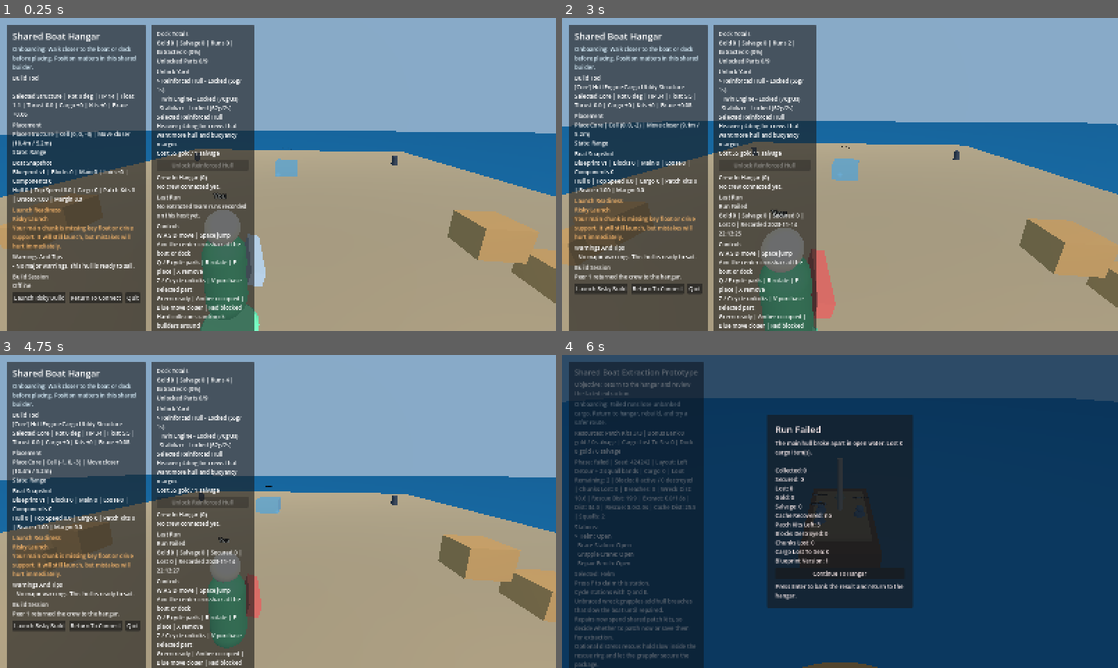
Above: before the commit, frames 1-4 (two rows, left to right).
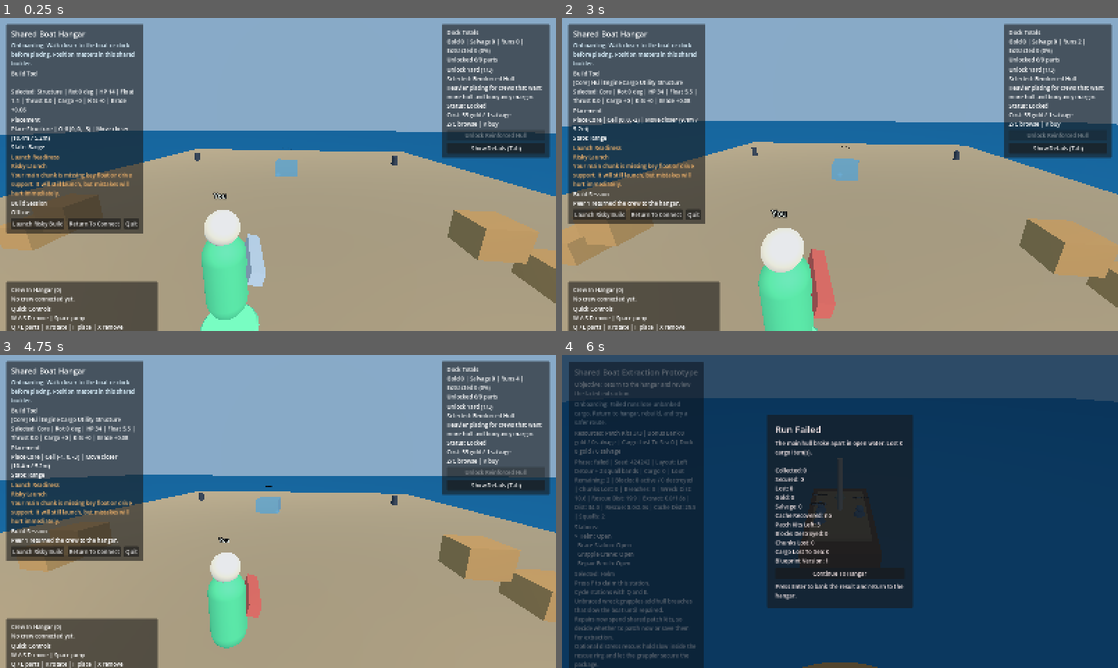
Above: after the commit, the same moments.

Repository: plypieng/built-a-boat-to-kill-mf
Game: Godot game, scene res://scenes/hangar/hangar.tscn
The game is run twice, just before and just after one commit, with the same random seed, the same clock (stepped at 60 frames per second) and the same inputs. This scene is started directly instead of the project's main scene.
Inputs (mouse positions are in pixels of both pictures, inside the frame that each line leads up to):
- Up to frame 1 (0.25 s): no input
- Up to frame 2 (3 s): click (1056, 149) at 0.5 s, where only the run after the commit has a clickable "Show Details (Tab)"; click (1056, 149) at 1.25 s, where only the run after the commit has a clickable "Hide Details (Tab)"; click "Launch Risky Build" at 2 s; click "Continue To Hangar" at 2.75 s
- Up to frame 3 (4.75 s): click "Launch Risky Build" at 3.5 s; click "Continue To Hangar" at 4.25 s
- Up to frame 4 (6 s): click "Launch Risky Build" at 5 s; tap F at 5.75 s; hold D from 5.78 s (still down); tap Tab at 5.85 s

The runs differ from the first frame. In frame 1, 37% of the frame differs, in the area x 1-99%, y 1-100%; in frame 2, 38%; in frame 3, 38%; in frame 4, nothing differs.

Commit message:
Improve hangar camera and HUD readability

Diff:
--- a/scenes/hangar/hangar.gd
+++ b/scenes/hangar/hangar.gd
@@ -41,7 +41,9 @@
 var last_run_label: Label
 var launch_button: Button
 var unlock_button: Button
+var detail_toggle_button: Button
 var crosshair_label: Label
+var detail_panel: PanelContainer
 var dock_body: StaticBody3D
 var boat_root: Node3D
 var block_container: Node3D
@@ -73,6 +75,7 @@
 var local_camera_jolt := Vector3.ZERO
 var last_local_reaction_id := 0
 var selected_store_index := 0
+var hud_details_visible := false
 
 func _ready() -> void:
 	launch_overrides = GameConfig.parse_cmdline_overrides()
@@ -125,6 +128,8 @@
 		return
 
 	match key_event.keycode:
+		KEY_TAB, KEY_H:
+			_toggle_hud_details()
 		KEY_Q:
 			_cycle_block(-1)
 		KEY_E:
@@ -213,6 +218,8 @@
 	camera = Camera3D.new()
 	camera.position = Vector3(0.0, HANGAR_CAMERA_HEIGHT + 2.0, HANGAR_CAMERA_DISTANCE)
 	add_child(camera)
+	camera.current = true
+	camera.make_current()
 	camera.look_at(Vector3(0.0, 1.4, 0.0), Vector3.UP)
 
 func _build_hangar_props() -> void:
@@ -408,37 +415,28 @@
 	var layer := CanvasLayer.new()
 	add_child(layer)
 
-	var margin := MarginContainer.new()
-	margin.set_anchors_and_offsets_preset(Control.PRESET_FULL_RECT)
-	margin.offset_left = 20.0
-	margin.offset_top = 20.0
-	margin.offset_right = -20.0
-	margin.offset_bottom = -20.0
-	layer.add_child(margin)
-
-	var shell := HBoxContainer.new()
-	shell.alignment = BoxContainer.ALIGNMENT_BEGIN
-	shell.add_theme_constant_override("separation", 16)
-	margin.add_child(shell)
-
 	var left_panel := PanelContainer.new()
-	left_panel.custom_minimum_size = Vector2(390.0, 0.0)
-	shell.add_child(left_panel)
+	left_panel.set_anchors_and_offsets_preset(Control.PRESET_TOP_LEFT)
+	left_panel.offset_left = 18.0
+	left_panel.offset_top = 18.0
+	left_panel.offset_right = 398.0
+	left_panel.offset_bottom = 342.0
+	layer.add_child(left_panel)
 
 	var left_margin := MarginContainer.new()
-	left_margin.add_theme_constant_override("margin_left", 16)
-	left_margin.add_theme_constant_override("margin_top", 14)
-	left_margin.add_theme_constant_override("margin_right", 16)
-	left_margin.add_theme_constant_override("margin_bottom", 14)
+	left_margin.add_theme_constant_override("margin_left", 14)
+	left_margin.add_theme_constant_override("margin_top", 12)
+	left_margin.add_theme_constant_override("margin_right", 14)
+	left_margin.add_theme_constant_override("margin_bottom", 12)
 	left_panel.add_child(left_margin)
 
 	var left_layout := VBoxContainer.new()
-	left_layout.add_theme_constant_override("separation", 8)
+	left_layout.add_theme_constant_override("separation", 6)
 	left_margin.add_child(left_layout)
 
 	var title := Label.new()
 	title.text = "Shared Boat Hangar"
-	title.add_theme_font_size_override("font_size", 26)
+	title.add_theme_font_size_override("font_size", 22)
 	left_layout.add_child(title)
 
 	onboarding_label = Label.new()
@@ -454,17 +452,9 @@
 	target_label.autowrap_mode = TextServer.AUTOWRAP_WORD_SMART
 	left_layout.add_child(target_label)
 
-	builder_label = Label.new()
-	builder_label.autowrap_mode = TextServer.AUTOWRAP_WORD_SMART
-	left_layout.add_child(builder_label)
-
 	launch_readiness_label = Label.new()
 	launch_readiness_label.autowrap_mode = TextServer.AUTOWRAP_WORD_SMART
 	left_layout.add_child(launch_readiness_label)
-
-	warning_label = Label.new()
-	warning_label.autowrap_mode = TextServer.AUTOWRAP_WORD_SMART
-	left_layout.add_child(warning_label)
 
 	status_label = Label.new()
 	status_label.autowrap_mode = TextServer.AUTOWRAP_WORD_SMART
@@ -490,18 +480,22 @@
 	actions.add_child(quit_button)
 
 	var right_panel := PanelContainer.new()
-	right_panel.custom_minimum_size = Vector2(296.0, 0.0)
-	shell.add_child(right_panel)
+	right_panel.set_anchors_and_offsets_preset(Control.PRESET_TOP_RIGHT)
+	right_panel.offset_left = -328.0
+	right_panel.offset_top = 18.0
+	right_panel.offset_right = -18.0
+	right_panel.offset_bottom = 250.0
+	layer.add_child(right_panel)
 
 	var right_margin := MarginContainer.new()
-	right_margin.add_theme_constant_override("margin_left", 16)
-	right_margin.add_theme_constant_override("margin_top", 14)
-	right_margin.add_theme_constant_override("margin_right", 16)
-	right_margin.add_theme_constant_override("margin_bottom", 14)
+	right_margin.add_theme_constant_override("margin_left", 14)
+	right_margin.add_theme_constant_override("margin_top", 12)
+	right_margin.add_theme_constant_override("margin_right", 14)
+	right_margin.add_theme_constant_override("margin_bottom", 12)
 	right_panel.add_child(right_margin)
 
 	var right_layout := VBoxContainer.new()
-	right_layout.add_theme_constant_override("separation", 8)
+	right_layout.add_theme_constant_override("separation", 6)
 	right_margin.add_child(right_layout)
 
 	profile_label = Label.new()
@@ -517,17 +511,68 @@
 	unlock_button.pressed.connect(_purchase_selected_unlock)
 	right_layout.add_child(unlock_button)
 
+	detail_toggle_button = Button.new()
+	detail_toggle_button.text = "Show Details"
+	detail_toggle_button.pressed.connect(_toggle_hud_details)
+	right_layout.add_child(detail_toggle_button)
+
+	var bottom_left_panel := PanelContainer.new()
+	bottom_left_panel.set_anchors_and_offsets_preset(Control.PRESET_BOTTOM_LEFT)
+	bottom_left_panel.offset_left = 18.0
+	bottom_left_panel.offset_top = -142.0
+	bottom_left_panel.offset_right = 454.0
+	bottom_left_panel.offset_bottom = -18.0
+	layer.add_child(bottom_left_panel)
+
+	var bottom_left_margin := MarginContainer.new()
+	bottom_left_margin.add_theme_constant_override("margin_left", 14)
+	bottom_left_margin.add_theme_constant_override("margin_top", 12)
+	bottom_left_margin.add_theme_constant_override("margin_right", 14)
+	bottom_left_margin.add_theme_constant_override("margin_bottom", 12)
+	bottom_left_panel.add_child(bottom_left_margin)
+
+	var bottom_left_layout := VBoxContainer.new()
+	bottom_left_layout.add_theme_constant_override("separation", 6)
+	bottom_left_margin.add_child(bottom_left_layout)
+
 	roster_label = Label.new()
 	roster_label.autowrap_mode = TextServer.AUTOWRAP_WORD_SMART
-	right_layout.add_child(roster_label)
+	bottom_left_layout.add_child(roster_label)
+
+	controls_label = Label.new()
+	controls_label.autowrap_mode = TextServer.AUTOWRAP_WORD_SMART
+	bottom_left_layout.add_child(controls_label)
+
+	detail_panel = PanelContainer.new()
+	detail_panel.set_anchors_and_offsets_preset(Control.PRESET_BOTTOM_RIGHT)
+	detail_panel.offset_left = -430.0
+	detail_panel.offset_top = -266.0
+	detail_panel.offset_right = -18.0
+	detail_panel.offset_bottom = -18.0
+	layer.add_child(detail_panel)
+
+	var detail_margin := MarginContainer.new()
+	detail_margin.add_theme_constant_override("margin_left", 14)
+	detail_margin.add_theme_constant_override("margin_top", 12)
+	detail_margin.add_theme_constant_override("margin_right", 14)
+	detail_margin.add_theme_constant_override("margin_bottom", 12)
+	detail_panel.add_child(detail_margin)
+
+	var detail_layout := VBoxContainer.new()
+	detail_layout.add_theme_constant_override("separation", 6)
+	detail_margin.add_child(detail_layout)
+
+	builder_label = Label.new()
+	builder_label.autowrap_mode = TextServer.AUTOWRAP_WORD_SMART
+	detail_layout.add_child(builder_label)
+
+	warning_label = Label.new()
+	warning_label.autowrap_mode = TextServer.AUTOWRAP_WORD_SMART
+	detail_layout.add_child(warning_label)
 
 	last_run_label = Label.new()
 	last_run_label.autowrap_mode = TextServer.AUTOWRAP_WORD_SMART
-	right_layout.add_child(last_run_label)
-
-	controls_label = Label.new()
-	controls_label.autowrap_mode = TextServer.AUTOWRAP_WORD_SMART
-	right_layout.add_child(controls_label)
+	detail_layout.add_child(last_run_label)
 
 	crosshair_label = Label.new()
 	crosshair_label.text = "+"
@@ -541,6 +586,8 @@
 	crosshair_label.offset_right = 12.0
 	crosshair_label.offset_bottom = 18.0
 	layer.add_child(crosshair_label)
+
+	_apply_hud_visibility()
 
 func _refresh_all() -> void:
 	_refresh_blueprint_visuals()
@@ -672,7 +719,7 @@
 		else:
 			palette_entries.append(palette_label_text)
 	onboarding_label.text = _build_onboarding_text()
-	selection_label.text = "Build Tool\n%s\nSelected %s | Rot %d deg | HP %.0f | Float %.1f | Thrust %.1f | Cargo +%d | Kits +%d | Brace +%.2f" % [
+	selection_label.text = "Build Tool\n%s\nSelected: %s | Rot %d deg | HP %.0f | Float %.1f | Thrust %.1f | Cargo +%d | Kits +%d | Brace +%.2f" % [
 		" ".join(palette_entries),
 		str(block_def.get("label", block_id.capitalize())),
 		selected_rotation_steps * 90,
@@ -724,7 +771,7 @@
 	if total_runs > 0:
 		extraction_rate = float(successful_runs) / float(total_runs) * 100.0
 	var unlocked_blocks := Array(progression_snapshot.get("unlocked_blocks", []))
-	profile_label.text = "Dock Totals\nGold %d | Salvage %d | Runs %d | Extracted %d (%.0f%%)\nUnlocked Parts %d/%d" % [
+	profile_label.text = "Dock Totals\nGold %d | Salvage %d | Runs %d | Extracted %d (%.0f%%)\nUnlocked %d/%d parts" % [
 		int(progression_snapshot.get("total_gold", 0)),
 		int(progression_snapshot.get("total_salvage", 0)),
 		total_runs,
@@ -742,32 +789,19 @@
 	else:
 		selected_store_index = wrapi(selected_store_index, 0, store_entries.size())
 		var selected_store_entry: Dictionary = store_entries[selected_store_index]
-		var store_lines := PackedStringArray()
-		for store_index in range(store_entries.size()):
-			var store_entry: Dictionary = store_entries[store_index]
-			var prefix := ">" if store_index == selected_store_index else " "
-			var entry_label := str(store_entry.get("label", "Part"))
-			var entry_status := "Unlocked"
-			if not bool(store_entry.get("unlocked", false)):
-				entry_status = "Ready" if bool(store_entry.get("affordable", false)) else "Locked"
-			store_lines.append("%s %s - %s (%dg/%ds)" % [
-				prefix,
-				entry_label,
-				entry_status,
-				int(store_entry.get("unlock_cost_gold", 0)),
-				int(store_entry.get("unlock_cost_salvage", 0)),
-			])
-
-		store_label.text = "Unlock Yard\n%s\nSelected %s\n%s\nCost %d gold / %d salvage" % [
-			"\n".join(store_lines),
+		var selected_unlocked := bool(selected_store_entry.get("unlocked", false))
+		var selected_affordable := bool(selected_store_entry.get("affordable", false))
+		var entry_status := "Unlocked" if selected_unlocked else ("Ready" if selected_affordable else "Locked")
+		store_label.text = "Unlock Yard (%d/%d)\nSelected: %s\n%s\nStatus: %s\nCost: %d gold / %d salvage\nZ/C browse | V buy" % [
+			selected_store_index + 1,
+			store_entries.size(),
 			str(selected_store_entry.get("label", "Part")),
 			str(selected_store_entry.get("description", "")),
+			entry_status,
 			int(selected_store_entry.get("unlock_cost_gold", 0)),
 			int(selected_store_entry.get("unlock_cost_salvage", 0)),
 		]
 		if unlock_button != null:
-			var selected_unlocked := bool(selected_store_entry.get("unlocked", false))
-			var selected_affordable := bool(selected_store_entry.get("affordable", false))
 			unlock_button.disabled = NetworkRuntime.get_session_phase() != NetworkRuntime.SESSION_PHASE_HANGAR or selected_unlocked or not selected_affordable
 			unlock_button.text = "Already Unlocked" if selected_unlocked else "Unlock %s" % str(selected_store_entry.get("label", "Part"))
 
@@ -812,7 +846,8 @@
 			int(last_unlock.get("cost_salvage", 0)),
 		]
 
-	controls_label.text = "Controls\nW A S D move | Space jump\nAim the center crosshair at the boat or dock\nQ / E cycle parts | R rotate | F place | X remove\nZ / C cycle unlocks | V purchase selected part\nGreen ready | Amber occupied | Blue move closer | Red blocked\nHard collisions can knock builders around\nEnter launches the run | Esc returns to connect"
+	controls_label.text = "Quick Controls\nW A S D move | Space jump\nQ / E parts | R rotate | F place | X remove\nZ / C unlocks | V buy | Enter launch\nTab or H toggles details | Esc returns"
+	_apply_hud_visibility()
 
 func _build_onboarding_text() -> String:
 	if cursor_feedback_state == "range":
@@ -1200,6 +1235,8 @@
 		return
 	if local_avatar_body == null:
 		return
+	if not camera.current:
+		camera.make_current()
 	var avatar_position := local_avatar_body.global_position
 	var focus_point := _get_blueprint_focus_point()
 	var boat_span := _get_blueprint_focus_span()
@@ -1343,6 +1380,16 @@
 		local_avatar_facing_y,
 		local_avatar_body.is_on_floor()
 	)
+
+func _toggle_hud_details() -> void:
+	hud_details_visible = not hud_details_visible
+	_apply_hud_visibility()
+
+func _apply_hud_visibility() -> void:
+	if detail_panel != null:
+		detail_panel.visible = hud_details_visible
+	if detail_toggle_button != null:
+		detail_toggle_button.text = "Hide Details (Tab)" if hud_details_visible else "Show Details (Tab)"
 
 func _refresh_hangar_avatar_visuals() -> void:
 	var local_peer_id := _get_local_peer_id()
Not shown, changed: README.md
Not shown, changed: progress.md
